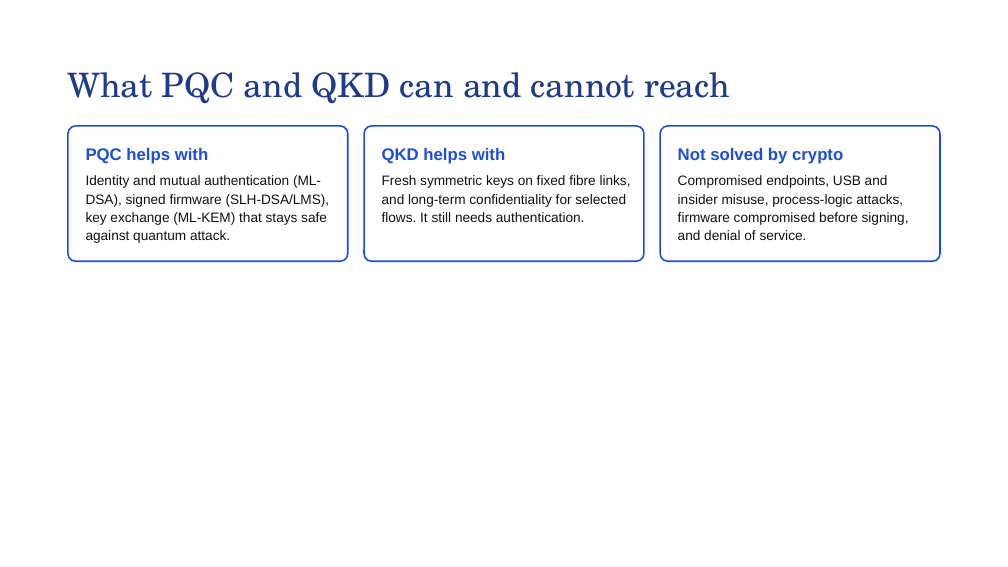
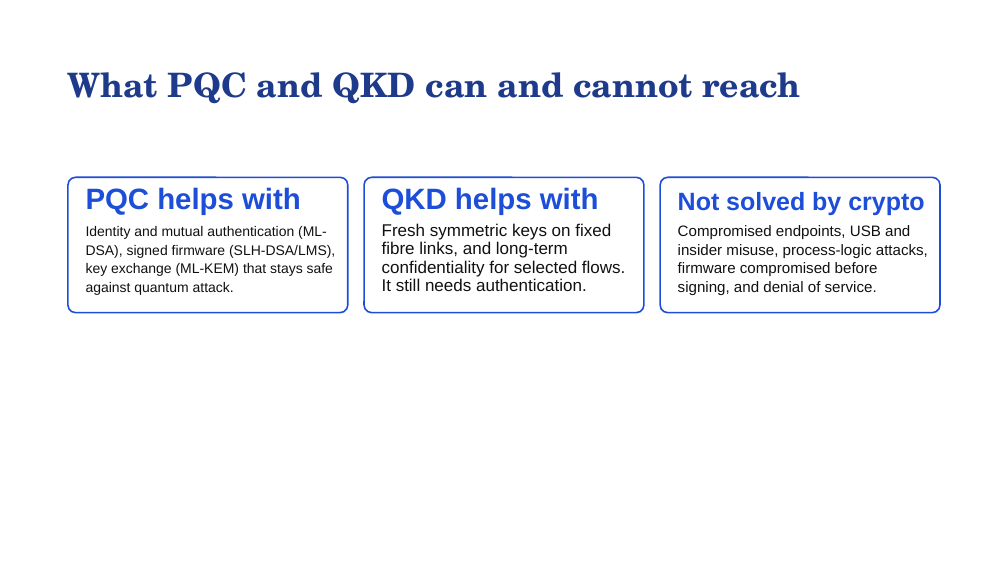
Before and after one commit to SAMeh-ZAGhloul/QRNF_True_Randomness_Tests, a slide deck: slide 6 of Docs/Zone-Wise PQC and QKD for SMR Control Systems.pptx. Drawn at 1008x567 pixels with LibreOffice and Linux fonts; fonts in the diff are those of the drawing. Boxes give left, top, right and bottom in pixels: in the first picture for what was removed or moved away, otherwise in the second. Text is boxed around its words. In the diff, an @@ line names an element or a change of style, - is before the commit and + after.

```diff
--- a/Docs/Zone-Wise PQC and QKD for SMR Control Systems.pptx
+++ b/Docs/Zone-Wise PQC and QKD for SMR Control Systems.pptx
@@ title "What PQC and QKD can ..." at [67, 72, 800, 104]: bold on @@
@@ 6 texts, 3 rounded rectangles: place and size @@
-6 texts, 3 rounded rectangles at [68, 126, 940, 262]
+6 texts, 3 rounded rectangles at [68, 178, 940, 313]
@@ text "PQC helps with" at [86, 187, 301, 215]: size 16 to 28 pt @@
@@ text "QKD helps with" at [382, 187, 599, 215]: size 16 to 28 pt @@
@@ text "Not solved by crypto" at [678, 192, 924, 215]: size 16 to 23.8 pt @@
@@ text "Identity and mutual authentication (ML-DSA), ..." at [86, 226, 335, 295]: size 13 to 13.3 pt @@
@@ text "Fresh symmetric keys on fixed ..." at [382, 223, 625, 291]: size 13 to 16.2 pt @@
@@ text "Compromised endpoints, USB and insider ..." at [678, 225, 928, 295]: size 13 to 14.4 pt @@
```
Also in this commit, not shown: 13 other slides changed, 1 other file.
